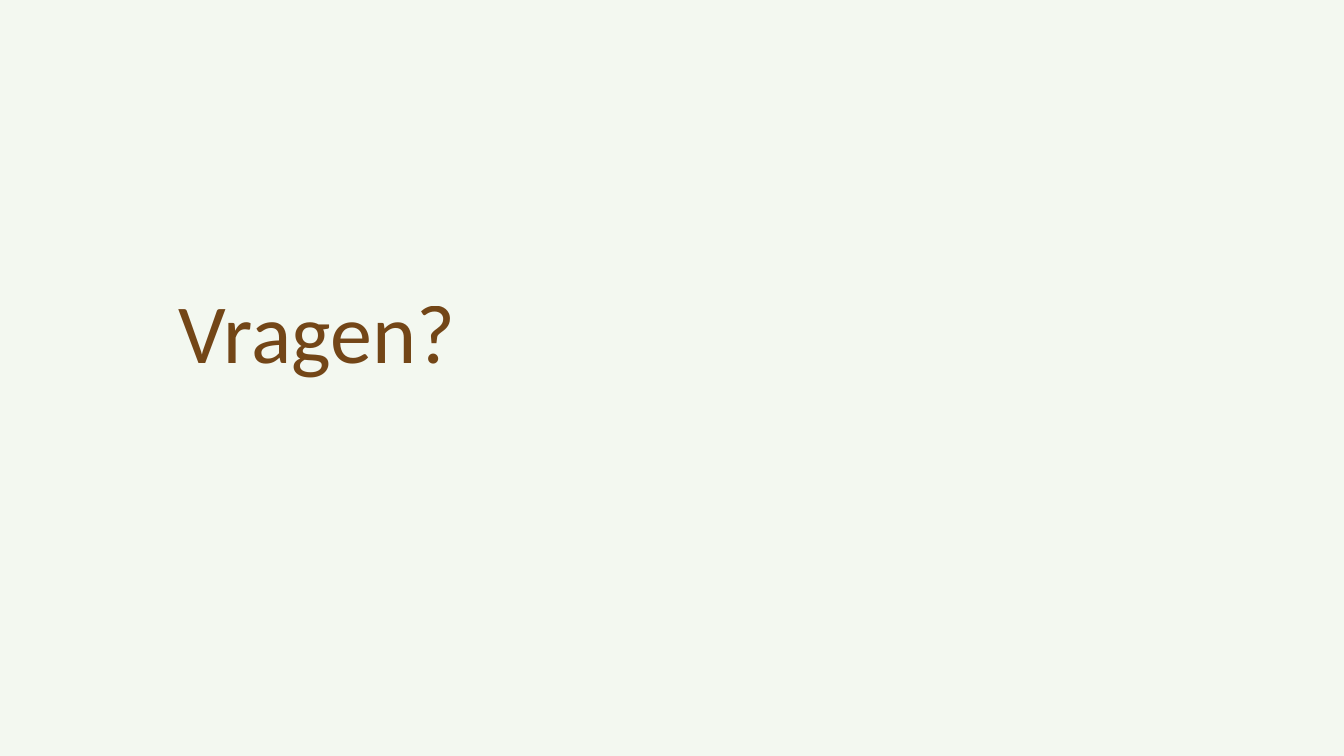
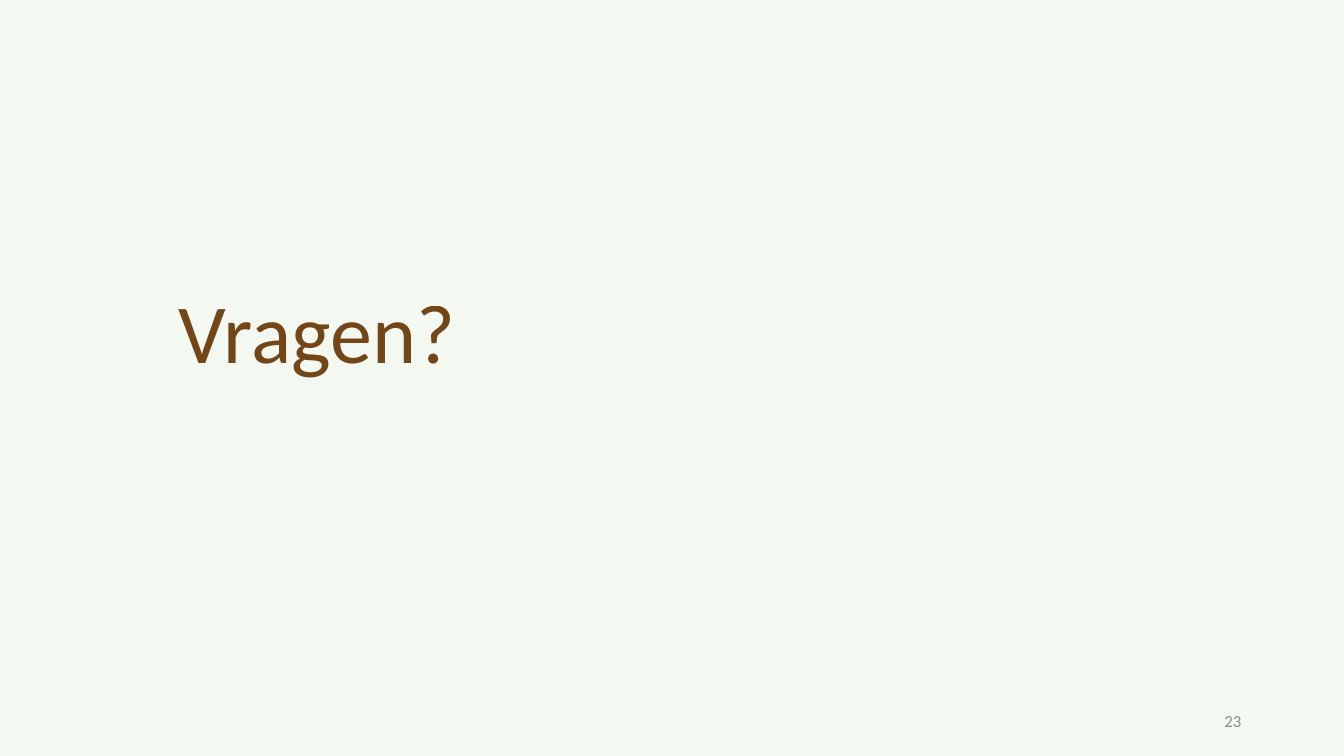
Before and after one commit to Arnonator/thesisDocs, a slide deck: slide 23 of Presentaties/tussentijdse_presentatie_arno_willaert_POGING_TWEE.pptx (slide 13 before the commit). Drawn at 1344x756 pixels with LibreOffice and Linux fonts; fonts in the diff are those of the drawing. Boxes give left, top, right and bottom in pixels: in the first picture for what was removed or moved away, otherwise in the second. Text is boxed around its words. In the diff, an @@ line names an element or a change of style, - is before the commit and + after.

```diff
--- a/Presentaties/tussentijdse_presentatie_arno_willaert_POGING_TWEE.pptx
+++ b/Presentaties/tussentijdse_presentatie_arno_willaert_POGING_TWEE.pptx
@@ page number added at (x1=1224, y1=716, x2=1241, y2=727), 12 pt, text #8C8C8C @@
+23
```
Also in this commit, not shown: 9 other slides changed, 13 slides added, 3 slides removed, 7 other files.
